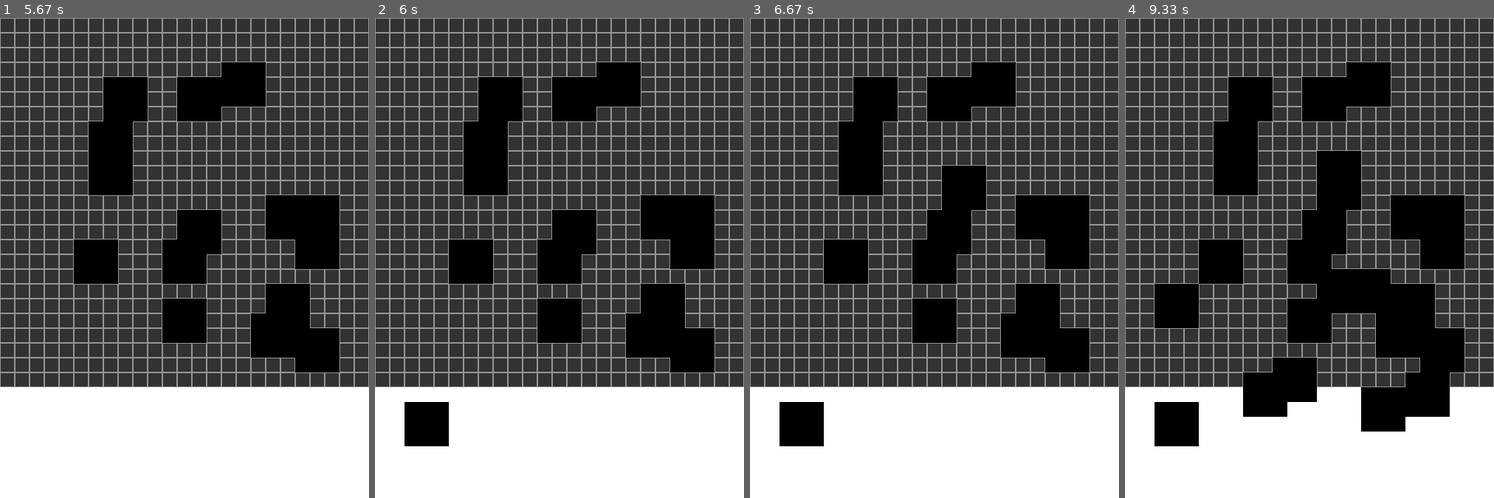
Above: before the commit, frames 1-4 (left to right).
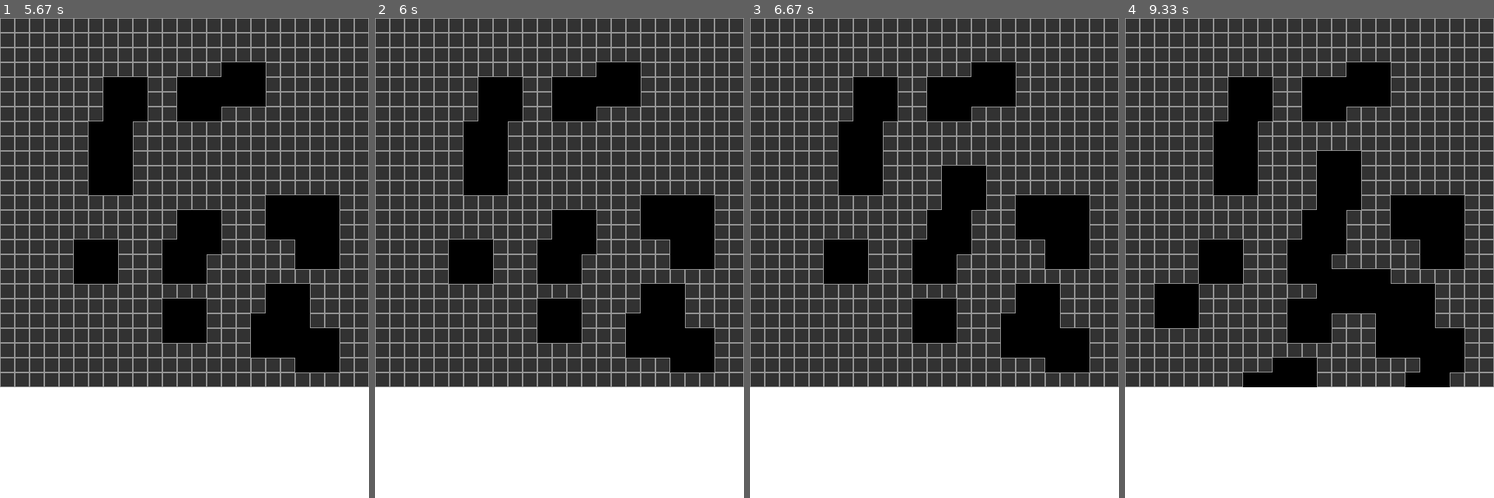
Above: after the commit, the same moments.

Repository: abstralexis/pygame-minesweeper
Game: pygame game, started from main.py
Two runs of this game, one before a commit and one after it. Both use one fixed random seed, a clock stepped at 60 frames per second and the inputs below.
Inputs (mouse positions are in pixels of both pictures, inside the frame that each line leads up to):
- Up to frame 1 (5.67 s): click (184, 258) at 0.42 s; click (95, 262) at 0.78 s; click (239, 90) at 1.15 s; click (191, 94) at 1.52 s; click (184, 315) at 1.88 s; click (280, 334) at 2.25 s; click (280, 214) at 2.62 s; click (317, 219) at 2.98 s; move the mouse to (313, 354) at 3.23 s; click (313, 354) at 3.35 s; move the mouse to (199, 238) at 3.6 s; click (199, 238) at 3.72 s; move the mouse to (103, 171) at 3.97 s; click (103, 171) at 4.08 s; click (284, 310) at 4.45 s; click (125, 104) at 4.82 s; click (313, 253) at 5.18 s; click (114, 142) at 5.55 s
- Up to frame 2 (6 s): click (430, 426) at 5.92 s
- Up to frame 3 (6.67 s): click (960, 181) at 6.28 s; click (967, 176) at 6.65 s
- Up to frame 4 (9.33 s): move the mouse to (1268, 402) at 6.9 s; click (1268, 402) at 7.02 s; move the mouse to (1361, 286) at 7.27 s; click (1361, 286) at 7.38 s; move the mouse to (1176, 306) at 7.63 s; click (1176, 306) at 7.75 s; click (1375, 402) at 8.12 s; click (1420, 392) at 8.48 s; click (1331, 296) at 8.85 s; click (1291, 382) at 9.22 s

Frame 1 is identical in both runs. In frame 2, 1.1% of the frame differs, in the area x 8-20%, y 80-90%; in frame 3, 1.1%; in frame 4, 3.9%, in the area x 8-88%, y 76-90%.

Commit message:
Fix Issue #2

Diff:
--- a/main.py
+++ b/main.py
@@ -9,7 +9,7 @@
 
 BLACK = (0, 0, 0)               # Pressed
 
-WHITE = (255, 255, 255)
+WHITE = (255, 255, 255)         # For blank area
 
 RED = (255, 0, 0)               # Flagged
 
@@ -180,11 +180,18 @@
                 text = COMICSANSMS.render(f"{mines}", color=col)
                 revealed.append((text, click_rect))
 
+        white_rect = pygame.Rect(
+            0, GRID_HEIGHT_PX,
+            WIDTH, HEIGHT-GRID_HEIGHT_PX
+            )
+        pygame.draw.rect(WIN, WHITE, white_rect)
+
         for square in revealed:
 
             txt = square[0]
             rect = square[1]
             WIN.blit(txt, rect)
+
         pygame.display.update()
         clock.tick(12)
 
